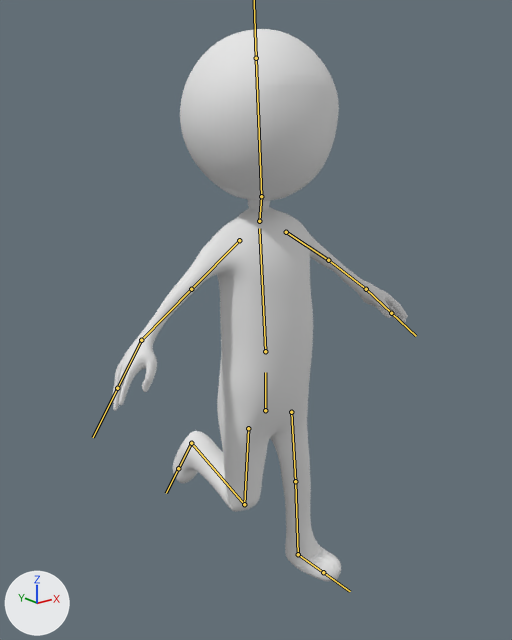
The FBX model Assets/Prefabs/Units/Baichi/Baichi.fbx: old version first, new version second.
Before and after are seen from a 50 mm camera at (-6.62, -7.94, 7.82) aimed at (-0.09, 0.22, 4.55). Lighting does not change. The marker at lower left points along +X, +Y and +Z. Both versions are drawn at frame 10 of the action 'Armature|ArmatureAction'; the numbers are the values there. The bones that bend it are drawn over the model as lines.

The first picture shows 'Group1'.
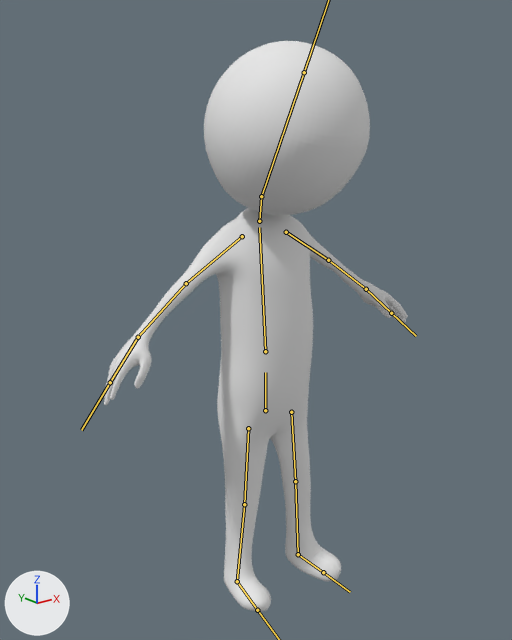
Location of each change, (x1, y1, x2, y2) in pixels of the pictures (512 x 640 px):
'Group1', posed
    before: (112, 29, 408, 581)
    after: (104, 41, 408, 611)
bone 'Bone.003', root to tip
    before: (261, 196) to (256, 58)
    after: (261, 196) to (304, 72)
bone 'Bone.010', root to tip
    before: (239, 240) to (191, 289)
    after: (242, 236) to (186, 283)
bone 'Bone.012', root to tip
    before: (141, 340) to (117, 388)
    after: (138, 337) to (110, 382)
bone 'Bone.014', root to tip
    before: (244, 504) to (191, 443)
    after: (244, 504) to (237, 581)

The change in detail:
Bone 'Bone.003' (bone_bone_003) turns from (0, 0, 0) to (31, -1, 1) degrees about its own x, y and z.
Bone 'Bone.010' (bone_bone_010) turns from (0, 0, 0) to (0, 0, 1) degrees about its own x, y and z.
Bone 'Bone.012' (bone_bone_012) turns from (0, 0, 0) to (-2, 1, 0) degrees about its own x, y and z.
Bone 'Bone.014' (bone_bone_014) turns from (-72, 37, 59) to (0, 0, 0) degrees about its own x, y and z.
